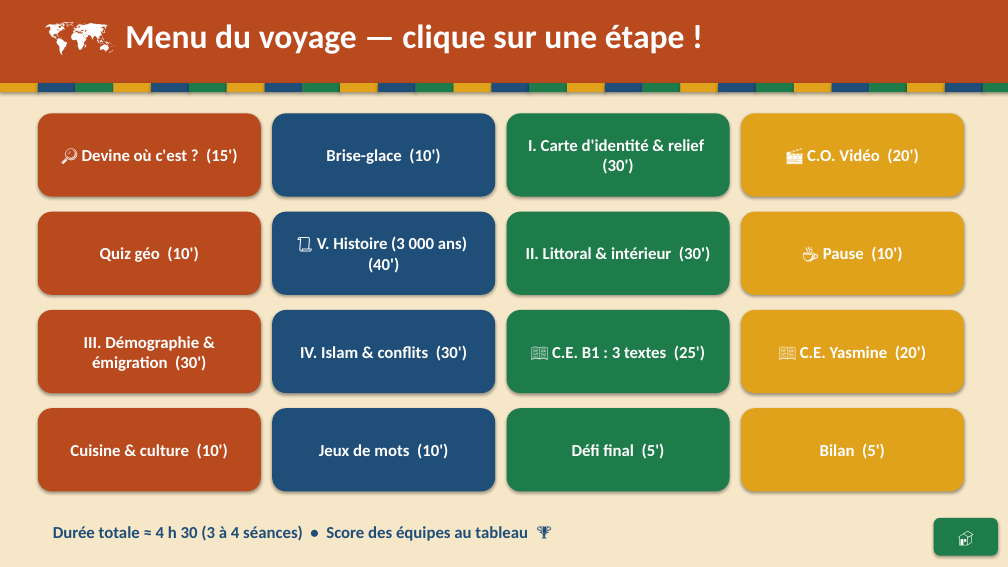
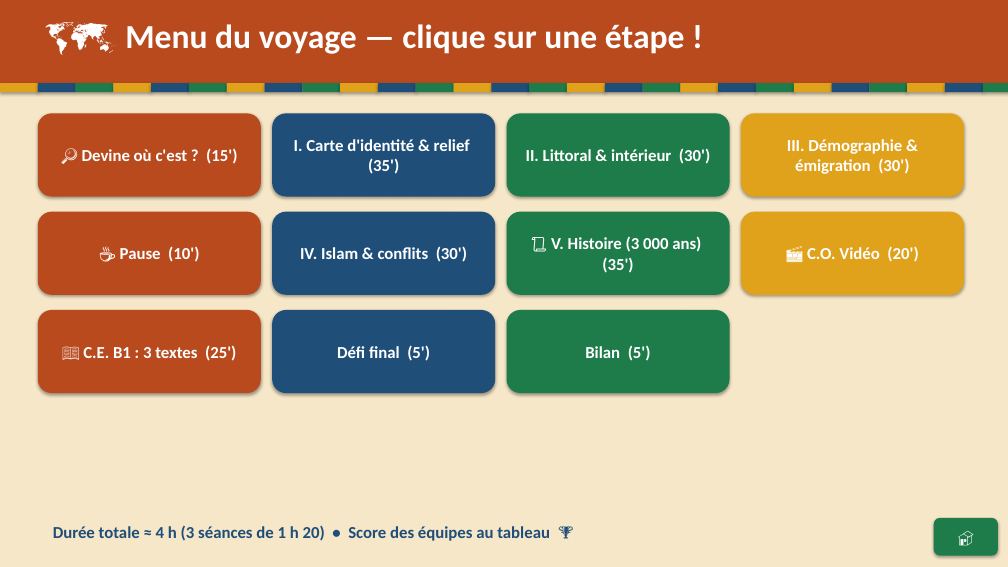
Before and after one commit to Paquereauman/Paquereauman, a slide deck: slide 19 of maghreb/maghreb-interactif.pptx (slide 37 before the commit). Drawn at 1008x567 pixels with LibreOffice and Linux fonts; fonts in the diff are those of the drawing. Boxes give left, top, right and bottom in pixels: in the first picture for what was removed or moved away, otherwise in the second. Text is boxed around its words. In the diff, an @@ line names an element or a change of style, - is before the commit and + after.

```diff
--- a/maghreb/maghreb-interactif.pptx
+++ b/maghreb/maghreb-interactif.pptx
@@ text in rounded rectangle at bbox=[294, 139, 470, 174]: text changed @@
-Brise-glace (10')
+I. Carte d'identité & relief (35')
@@ text in rounded rectangle at bbox=[526, 149, 710, 164]: text changed @@
-I. Carte d'identité & relief (30')
+II. Littoral & intérieur (30')
@@ text in rounded rectangle at bbox=[787, 139, 909, 174]: text changed @@
-🎬 C.O. Vidéo (20')
+III. Démographie & émigration (30')
@@ text in rounded rectangle at bbox=[551, 237, 701, 273]: text changed @@
-II. Littoral & intérieur (30')
+📜 V. Histoire (3 000 ans) (35')
@@ text in rounded rectangle at bbox=[120, 246, 199, 262]: text changed @@
-Quiz géo (10')
+☕ Pause (10')
@@ text in rounded rectangle at bbox=[300, 246, 467, 262]: text changed @@
-📜 V. Histoire (3 000 ans) (40')
+IV. Islam & conflits (30')
@@ text in rounded rectangle at bbox=[807, 246, 918, 262]: text changed @@
-☕ Pause (10')
+🎬 C.O. Vidéo (20')
@@ rounded rectangle removed at bbox=[741, 310, 964, 393] @@
-📖 C.E. Yasmine (20')
@@ text in rounded rectangle at bbox=[83, 345, 236, 361]: text changed @@
-III. Démographie & émigration (30')
+📖 C.E. B1 : 3 textes (25')
@@ text in rounded rectangle at bbox=[337, 345, 430, 361]: text changed @@
-IV. Islam & conflits (30')
+Défi final (5')
@@ text in rounded rectangle at bbox=[585, 346, 651, 361]: text changed @@
-📖 C.E. B1 : 3 textes (25')
+Bilan (5')
@@ rounded rectangle removed at bbox=[38, 408, 261, 492] @@
-Cuisine & culture (10')
@@ rounded rectangle removed at bbox=[272, 408, 495, 492] @@
-Jeux de mots (10')
@@ rounded rectangle removed at bbox=[507, 408, 730, 492] @@
-Défi final (5')
@@ rounded rectangle removed at bbox=[741, 408, 964, 492] @@
-Bilan (5')
@@ text at bbox=[53, 525, 550, 541]: text changed @@
-Durée totale ≈ 4 h 30 (3 à 4 séances) • Score des équipes au tableau 🏆
+Durée totale ≈ 4 h (3 séances de 1 h 20) • Score des équipes au tableau 🏆
```
Also in this commit, not shown: 17 other slides changed, 57 slides removed, 1 other file.
